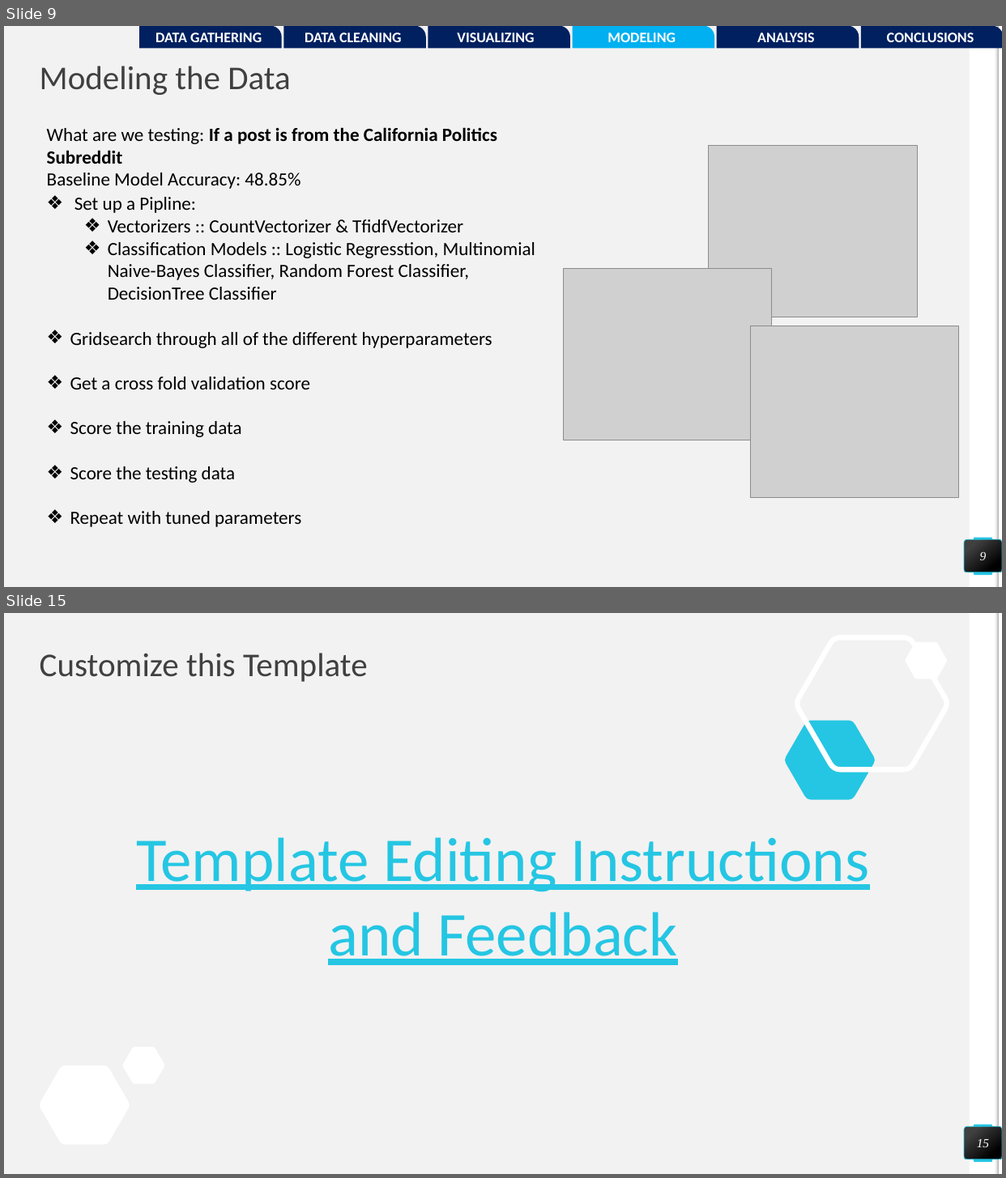
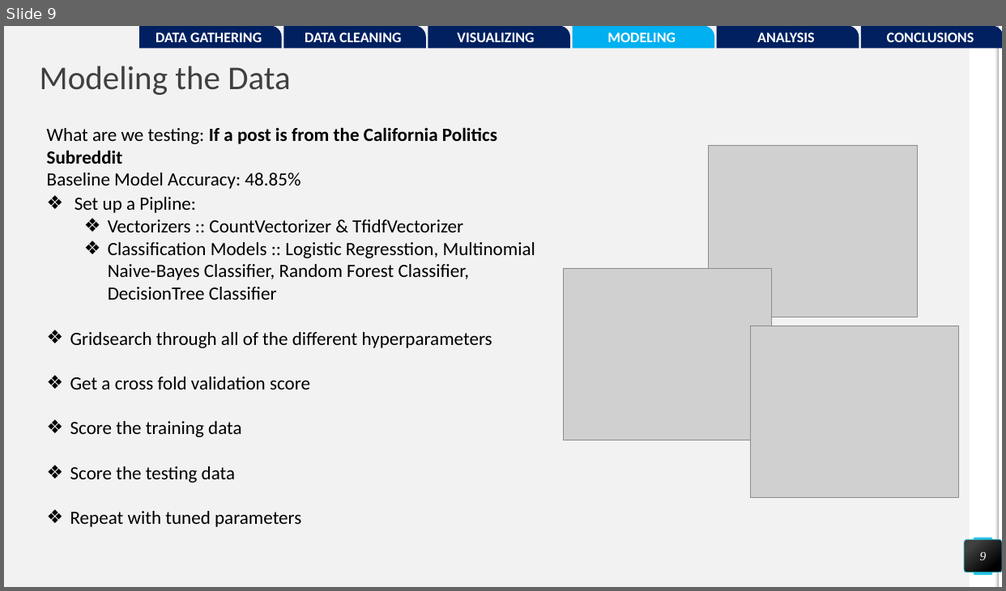
Before and after one commit to pwalesdi/GA_Project_3, a slide deck: Subreddit_Presentation.pptx. Shown one above the other, each under a label of ours: slides 9 and 15 before the commit, slide 9 after it; the slides between them are not shown. The pictures are 1006x1178 and 1006x591 pixels, drawn with LibreOffice and Linux fonts; fonts in the diff are those of the drawing; grey boxes stand for pictures. Boxes give left, top, right and bottom in pixels: in the first picture for what was removed or moved away, otherwise in the second. Text is boxed around its words. In the diff, an @@ line names an element or a change of style, - is before the commit and + after.

```diff
--- a/Subreddit_Presentation.pptx
+++ b/Subreddit_Presentation.pptx
@@ slide 15 removed at (4, 613, 1002, 1174), background #F2F2F2; not listed: 4 template elements that a slide beside it also shows @@
@@ title removed at (40, 653, 368, 682) @@
-Customize this Template
@@ freeform shape removed at (797, 637, 948, 769) @@
@@ freeform shape removed at (906, 642, 948, 679) @@
@@ freeform shape removed at (785, 721, 876, 800) @@
@@ text removed at (136, 837, 869, 965) @@
-Template Editing Instructions and Feedback
@@ freeform shape removed at (123, 1047, 165, 1084) @@
@@ freeform shape removed at (39, 1066, 130, 1145) @@
@@ page number removed at (965, 1127, 1002, 1160) @@
-15
```
Also in this commit, not shown: 2 slides changed, 8 slides added, 4 other slides removed, 5 other files.
